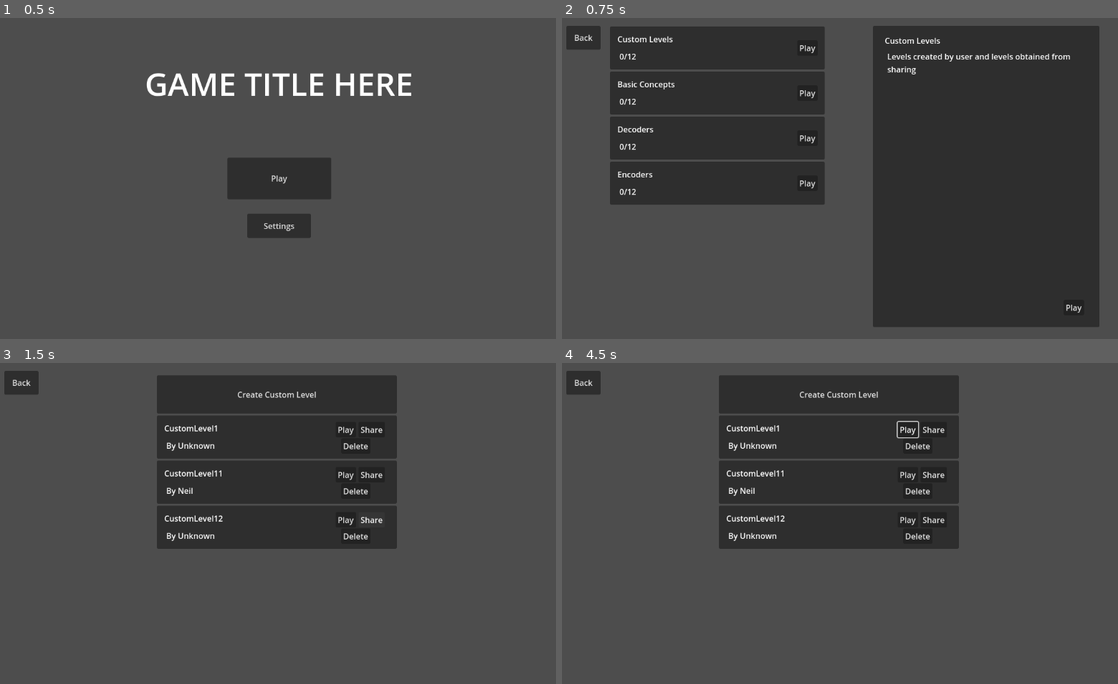
Above: before the commit, frames 1-4 (two rows, left to right).
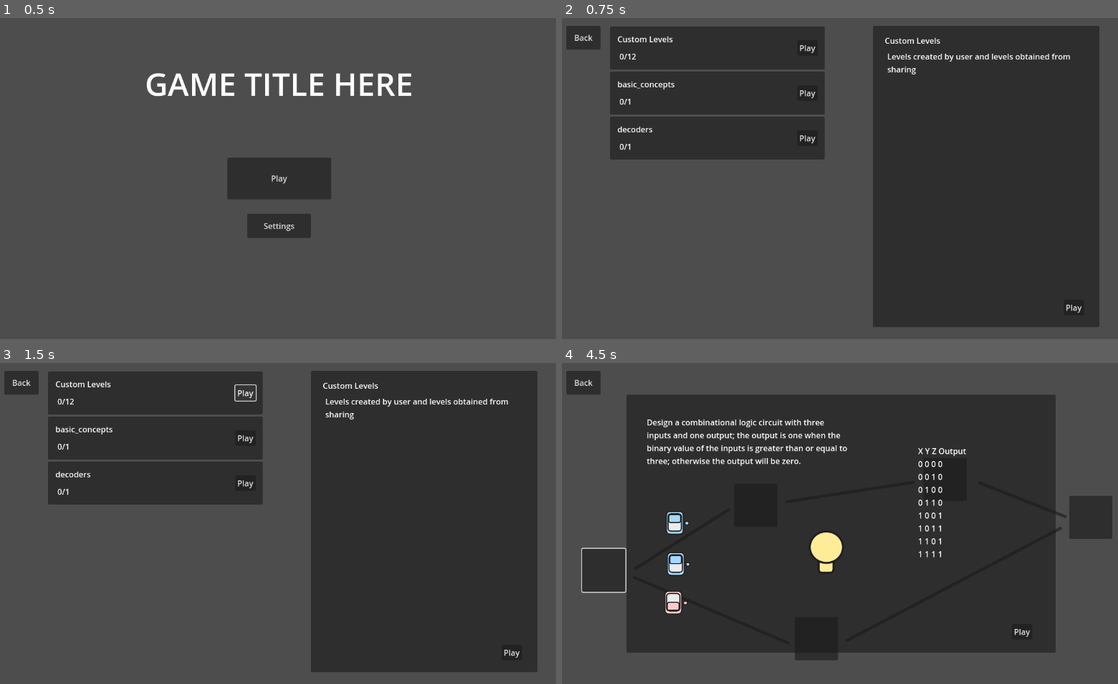
Above: after the commit, the same moments.

Repository: sininen-blue/logic-gate-tesseract
Game: Godot game, scene res://ui/title_page.tscn
The game is run twice, just before and just after one commit, with the same random seed, the same clock (stepped at 60 frames per second) and the same inputs.
Inputs (mouse positions are in pixels of both pictures, inside the frame that each line leads up to):
- Up to frame 1 (0.5 s): no input
- Up to frame 2 (0.75 s): click "Play" at 0.5 s
- Up to frame 3 (1.5 s): click "Play" at 1.25 s
- Up to frame 4 (4.5 s): click "Play" at 2 s; click "Play" at 2.75 s; click (606, 571) at 3.52 s; click (756, 504) at 4.27 s

Frame 1 is identical in both runs. In frame 2, 5.2% of the frame differs, in the area x 8-48%, y 19-59%; in frame 3, 46%; in frame 4, 49%, in the area x 3-99%, y 4-93%.

Commit message:
stage select kinda works

Diff:
--- a/project.godot
+++ b/project.godot
@@ -14,6 +14,10 @@
 run/main_scene="res://ui/title_page.tscn"
 config/features=PackedStringArray("4.3", "Forward Plus")
 config/icon="res://icon.svg"
+
+[autoload]
+
+DataManager="*res://simulation/data_manager.gd"
 
 [debug]
 
--- /dev/null
+++ b/simulation/data_manager.gd
@@ -0,0 +1,3 @@
+extends Node
+
+var current_stage : String
--- a/simulation/simulation.tscn
+++ b/simulation/simulation.tscn
@@ -2,7 +2,7 @@
 
 [ext_resource type="Script" path="res://simulation/simulation-manager.gd" id="1_qo526"]
 [ext_resource type="PackedScene" uid="uid://psym6w7moids" path="res://simulation/gate.tscn" id="2_8m28h"]
-[ext_resource type="JSON" path="res://levels/MEEEEtestest.json" id="3_am2k4"]
+[ext_resource type="JSON" path="res://levels/basic_concepts/MEEEEtestest.json" id="3_am2k4"]
 [ext_resource type="Texture2D" uid="uid://c4po5a0dv7iwn" path="res://assets/simulation/end.png" id="3_dkmua"]
 [ext_resource type="Texture2D" uid="uid://l45ie1jqj5qx" path="res://assets/simulation/start.png" id="4_41umf"]
 [ext_resource type="Texture2D" uid="uid://c1nuetfa18n17" path="res://assets/simulation/start-false.png" id="5_o6ogc"]
--- /dev/null
+++ b/ui/components/stage_panel.gd
@@ -0,0 +1,14 @@
+extends Panel
+
+@export var title : String
+@export var current_level : int
+@export var max_level : int
+
+func _ready() -> void:
+	$StageLabel.text = title
+	$ProgressLabel.text = str(current_level, "/", max_level)
+	$PlayButton.pressed.connect(play_level)
+
+
+func play_level() -> void:
+	get_tree().change_scene_to_file("res://ui/level_select.tscn")
--- /dev/null
+++ b/ui/components/stage_panel.tscn
@@ -0,0 +1,38 @@
+[gd_scene load_steps=2 format=3 uid="uid://cj2adegb284b8"]
+
+[ext_resource type="Script" path="res://ui/components/stage_panel.gd" id="1_dwvly"]
+
+[node name="StagePanel" type="Panel"]
+custom_minimum_size = Vector2(242, 87)
+script = ExtResource("1_dwvly")
+
+[node name="StageLabel" type="Label" parent="."]
+layout_mode = 0
+offset_left = 15.0
+offset_top = 14.0
+offset_right = 127.0
+offset_bottom = 37.0
+text = "Basic Concepts"
+
+[node name="ProgressLabel" type="Label" parent="."]
+layout_mode = 0
+offset_left = 19.0
+offset_top = 49.0
+offset_right = 59.0
+offset_bottom = 72.0
+text = "0/12"
+
+[node name="PlayButton" type="Button" parent="."]
+layout_mode = 1
+anchors_preset = 6
+anchor_left = 1.0
+anchor_top = 0.5
+anchor_right = 1.0
+anchor_bottom = 0.5
+offset_left = -55.0
+offset_top = -15.5
+offset_right = -14.0
+offset_bottom = 15.5
+grow_horizontal = 0
+grow_vertical = 2
+text = "Play"
--- a/ui/level_complete.tscn
+++ b/ui/level_complete.tscn
@@ -1,7 +1,7 @@
 [gd_scene load_steps=3 format=3 uid="uid://drcweefw840r3"]
 
 [ext_resource type="Script" path="res://ui/level_complete.gd" id="1_336ks"]
-[ext_resource type="JSON" path="res://levels/test-level.json" id="2_u6d35"]
+[ext_resource type="JSON" path="res://levels/decoders/test-level.json" id="2_u6d35"]
 
 [node name="LevelComplete" type="Control"]
 layout_mode = 3
--- a/ui/stage_select.gd
+++ b/ui/stage_select.gd
@@ -1,17 +1,16 @@
 extends Control
 
-## TODO: these are all temporary and should be deleted
+@export var STAGE_PANEL : PackedScene
+var stage_directory : DirAccess = DirAccess.open("res://levels")
+
 func _ready() -> void:
-	$VBoxContainer/StagePanel/PlayButton.pressed.connect(_on_button_pressed_custom)
+	for stage in stage_directory.get_directories():
+		var new_stage_panel : Panel = STAGE_PANEL.instantiate()
+		new_stage_panel.title = stage
+		#new_stage_panel.current_level ## TODO: player local save
 
-	$VBoxContainer/StagePanel6/PlayButton.pressed.connect(_on_button_pressed)
-	$VBoxContainer/StagePanel7/PlayButton.pressed.connect(_on_button_pressed)
-
-	$Back.pressed.connect(get_tree().change_scene_to_file.bind("res://ui/title_page.tscn"))
-	$InfoPanel/PlayButton.pressed.connect(_on_button_pressed)
-
-func _on_button_pressed() -> void:
-	get_tree().change_scene_to_file("res://ui/level_select.tscn")
-
-func _on_button_pressed_custom() -> void:
-	get_tree().change_scene_to_file("res://ui/custom_levels.tscn")
+		## NOTE: messy but works well enough for now
+		stage_directory.change_dir(stage)
+		new_stage_panel.max_level = len(stage_directory.get_files())
+		stage_directory.change_dir("..")
+		$VBoxContainer.add_child(new_stage_panel)
--- a/ui/stage_select.tscn
+++ b/ui/stage_select.tscn
@@ -1,6 +1,7 @@
-[gd_scene load_steps=2 format=3 uid="uid://b1xu7c0fhg4at"]
+[gd_scene load_steps=3 format=3 uid="uid://b1xu7c0fhg4at"]
 
 [ext_resource type="Script" path="res://ui/stage_select.gd" id="1_1iel2"]
+[ext_resource type="PackedScene" uid="uid://cj2adegb284b8" path="res://ui/components/stage_panel.tscn" id="2_faydu"]
 
 [node name="StageSelect" type="Control"]
 layout_mode = 3
@@ -10,6 +11,7 @@
 grow_horizontal = 2
 grow_vertical = 2
 script = ExtResource("1_1iel2")
+STAGE_PANEL = ExtResource("2_faydu")
 metadata/_edit_lock_ = true
 
 [node name="VBoxContainer" type="VBoxContainer" parent="."]
@@ -44,111 +46,6 @@
 text = "0/12"
 
 [node name="PlayButton" type="Button" parent="VBoxContainer/StagePanel"]
-layout_mode = 1
-anchors_preset = 6
-anchor_left = 1.0
-anchor_top = 0.5
-anchor_right = 1.0
-anchor_bottom = 0.5
-offset_left = -55.0
-offset_top = -15.5
-offset_right = -14.0
-offset_bottom = 15.5
-grow_horizontal = 0
-grow_vertical = 2
-text = "Play"
-
-[node name="StagePanel6" type="Panel" parent="VBoxContainer"]
-custom_minimum_size = Vector2(242, 87)
-layout_mode = 2
-
-[node name="StageLabel" type="Label" parent="VBoxContainer/StagePanel6"]
-layout_mode = 0
-offset_left = 15.0
-offset_top = 14.0
-offset_right = 127.0
-offset_bottom = 37.0
-text = "Basic Concepts"
-
-[node name="ProgressLabel" type="Label" parent="VBoxContainer/StagePanel6"]
-layout_mode = 0
-offset_left = 19.0
-offset_top = 49.0
-offset_right = 59.0
-offset_bottom = 72.0
-text = "0/12"
-
-[node name="PlayButton" type="Button" parent="VBoxContainer/StagePanel6"]
-layout_mode = 1
-anchors_preset = 6
-anchor_left = 1.0
-anchor_top = 0.5
-anchor_right = 1.0
-anchor_bottom = 0.5
-offset_left = -55.0
-offset_top = -15.5
-offset_right = -14.0
-offset_bottom = 15.5
-grow_horizontal = 0
-grow_vertical = 2
-text = "Play"
-
-[node name="StagePanel7" type="Panel" parent="VBoxContainer"]
-custom_minimum_size = Vector2(242, 87)
-layout_mode = 2
-
-[node name="StageLabel" type="Label" parent="VBoxContainer/StagePanel7"]
-layout_mode = 0
-offset_left = 15.0
-offset_top = 14.0
-offset_right = 127.0
-offset_bottom = 37.0
-text = "Decoders"
-
-[node name="ProgressLabel" type="Label" parent="VBoxContainer/StagePanel7"]
-layout_mode = 0
-offset_left = 19.0
-offset_top = 49.0
-offset_right = 59.0
-offset_bottom = 72.0
-text = "0/12"
-
-[node name="PlayButton" type="Button" parent="VBoxContainer/StagePanel7"]
-layout_mode = 1
-anchors_preset = 6
-anchor_left = 1.0
-anchor_top = 0.5
-anchor_right = 1.0
-anchor_bottom = 0.5
-offset_left = -55.0
-offset_top = -15.5
-offset_right = -14.0
-offset_bottom = 15.5
-grow_horizontal = 0
-grow_vertical = 2
-text = "Play"
-
-[node name="StagePanel8" type="Panel" parent="VBoxContainer"]
-custom_minimum_size = Vector2(242, 87)
-layout_mode = 2
-
-[node name="StageLabel" type="Label" parent="VBoxContainer/StagePanel8"]
-layout_mode = 0
-offset_left = 15.0
-offset_top = 14.0
-offset_right = 127.0
-offset_bottom = 37.0
-text = "Encoders"
-
-[node name="ProgressLabel" type="Label" parent="VBoxContainer/StagePanel8"]
-layout_mode = 0
-offset_left = 19.0
-offset_top = 49.0
-offset_right = 59.0
-offset_bottom = 72.0
-text = "0/12"
-
-[node name="PlayButton" type="Button" parent="VBoxContainer/StagePanel8"]
 layout_mode = 1
 anchors_preset = 6
 anchor_left = 1.0
Renamed: levels/MEEEEtestest.json -> levels/basic_concepts/MEEEEtestest.json
Renamed: levels/test-level.json -> levels/decoders/test-level.json
